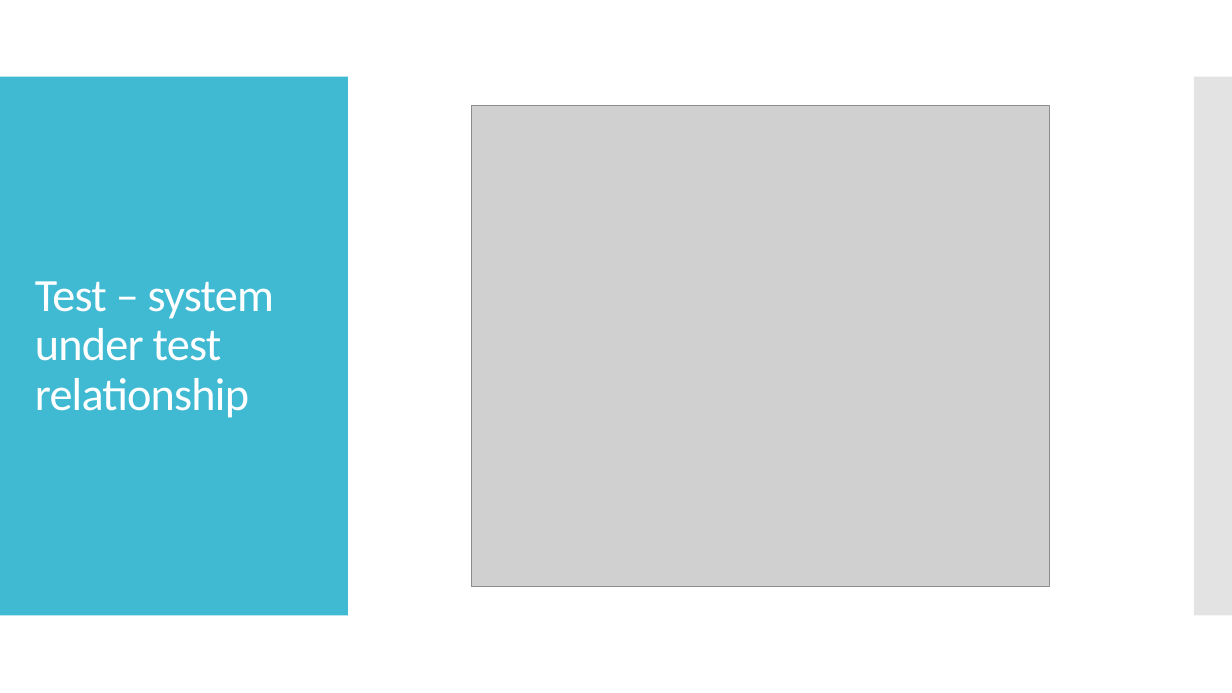
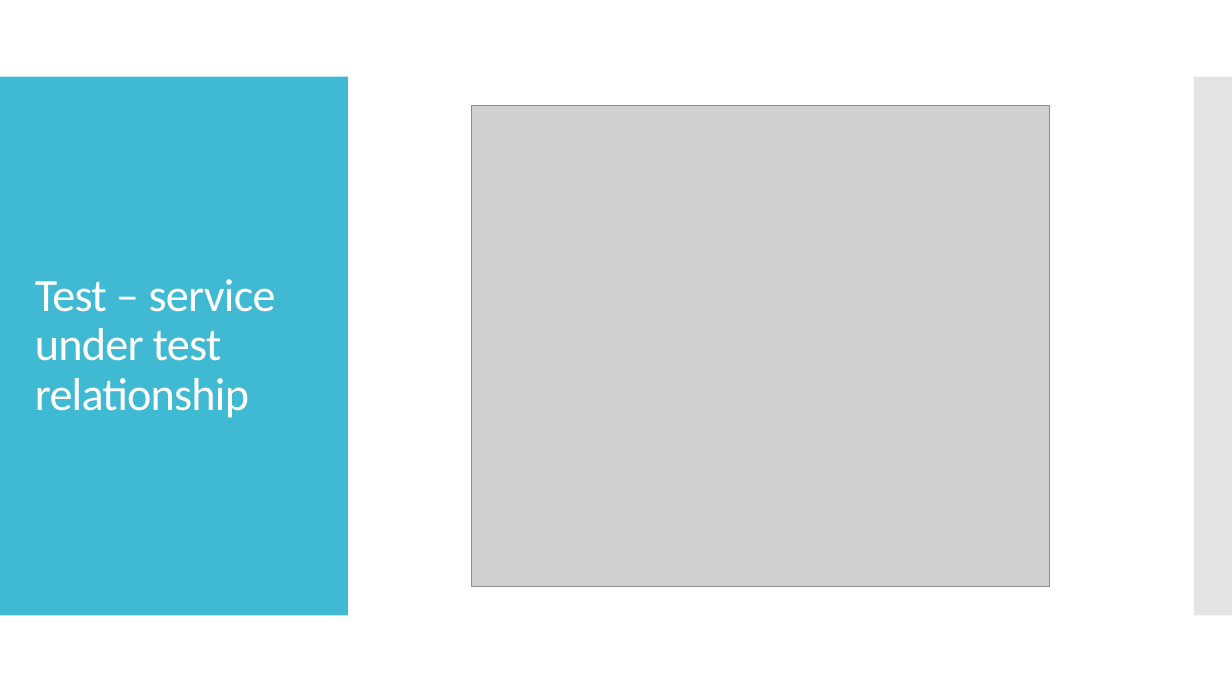
Before and after one commit to ivlahek/presentation.testing, a slide deck: slide 11 of Presentation.pptx (slide 10 before the commit). Drawn at 1232x693 pixels with LibreOffice and Linux fonts; fonts in the diff are those of the drawing; grey boxes stand for pictures. Boxes give left, top, right and bottom in pixels: in the first picture for what was removed or moved away, otherwise in the second. Text is boxed around its words. In the diff, an @@ line names an element or a change of style, - is before the commit and + after.

```diff
--- a/Presentation.pptx
+++ b/Presentation.pptx
@@ title at [35,279,276,418]: text changed @@
-Test – system under test relationship
+Test – service under test relationship
```
Also in this commit, not shown: 9 other slides changed, 1 slide added.
